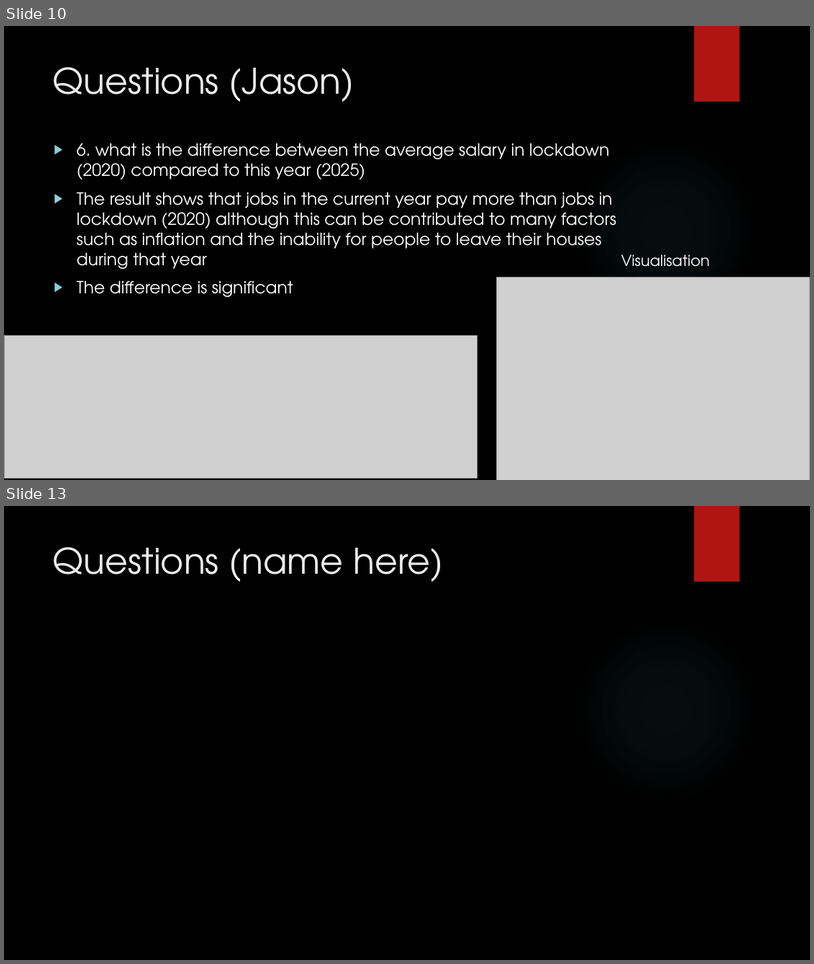
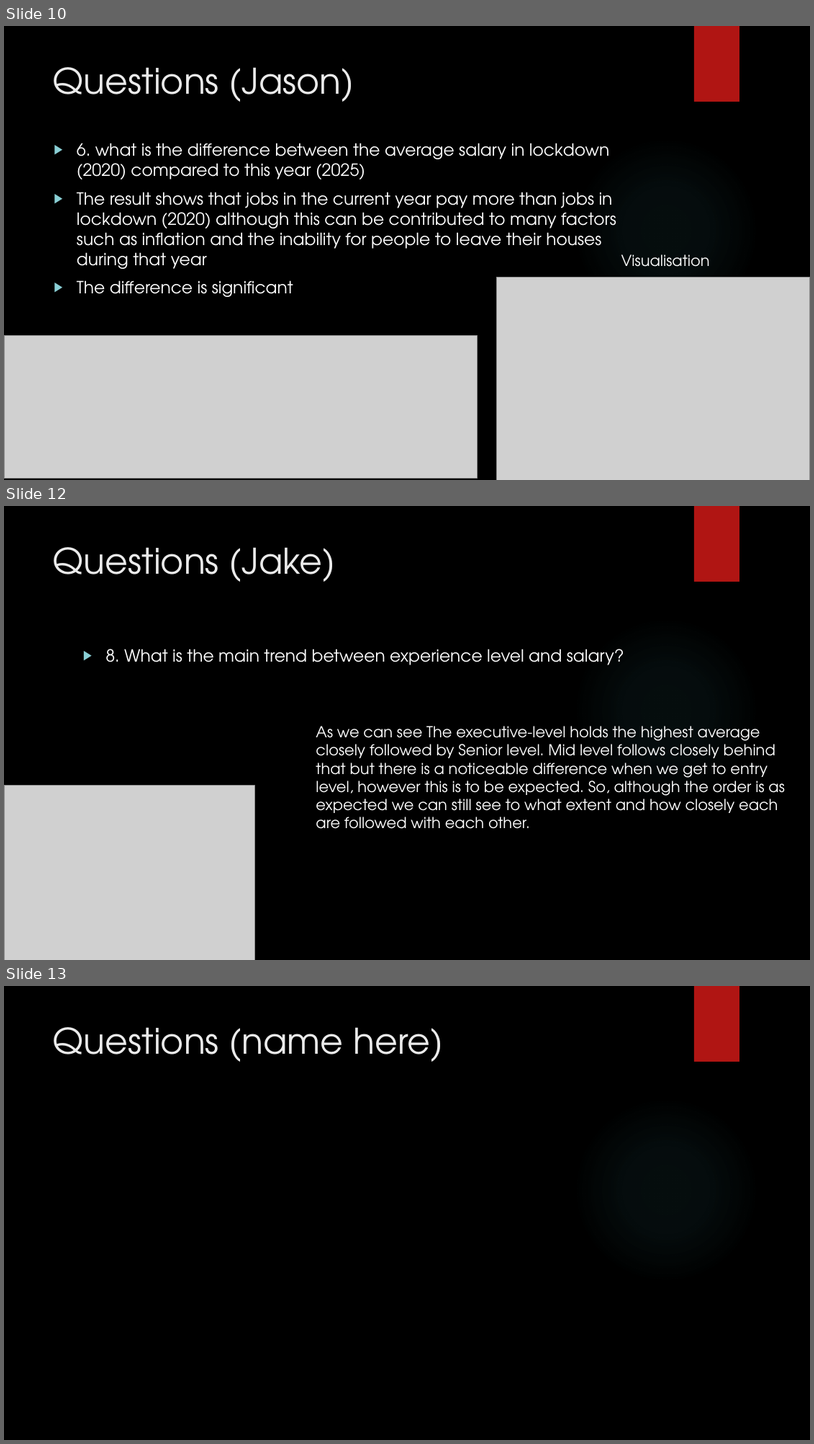
Before and after one commit to csmfduro/salaries, a slide deck: Computer Science Workshop Presentation.pptx. Shown one above the other, each under a label of ours: slides 10 and 13 before the commit, slides 10, 12 and 13 after it; the slides between them are not shown. The pictures are 814x964 and 814x1444 pixels, drawn with LibreOffice and Linux fonts; fonts in the diff are those of the drawing; grey boxes stand for pictures; background and template pictures are left out. Boxes give left, top, right and bottom in pixels: in the first picture for what was removed or moved away, otherwise in the second. Text is boxed around its words. In the diff, an @@ line names an element or a change of style, - is before the commit and + after.

Commit message:
Added in my section of the questions

```diff
--- a/Computer Science Workshop Presentation.pptx
+++ b/Computer Science Workshop Presentation.pptx
@@ slide 12 added at [4,506,810,960], background picture (left out); not listed: 2 template elements that a slide beside it also shows @@
@@ title added at [53,547,336,582], 42 pt, text #EBEBEB @@
+Questions (Jake)
@@ text added at [106,649,625,665], 20 pt, text #FFFFFF @@
+▶ 8. What is the main trend between experience level and salary?
@@ text added at [316,726,784,829], 18 pt, text #FFFFFF @@
+As we can see The executive-level holds the highest average closely followed by Senior level. Mid level follows closely behind that but there is a noticeable difference when we get to entry level, however this is to be expected. So, although the order is as expected we can still see to what extent and how closely each are followed with each other.
@@ picture added at [4,785,255,960] @@
```
Also in this commit, not shown: 1 other slide added, 2 slides removed.
